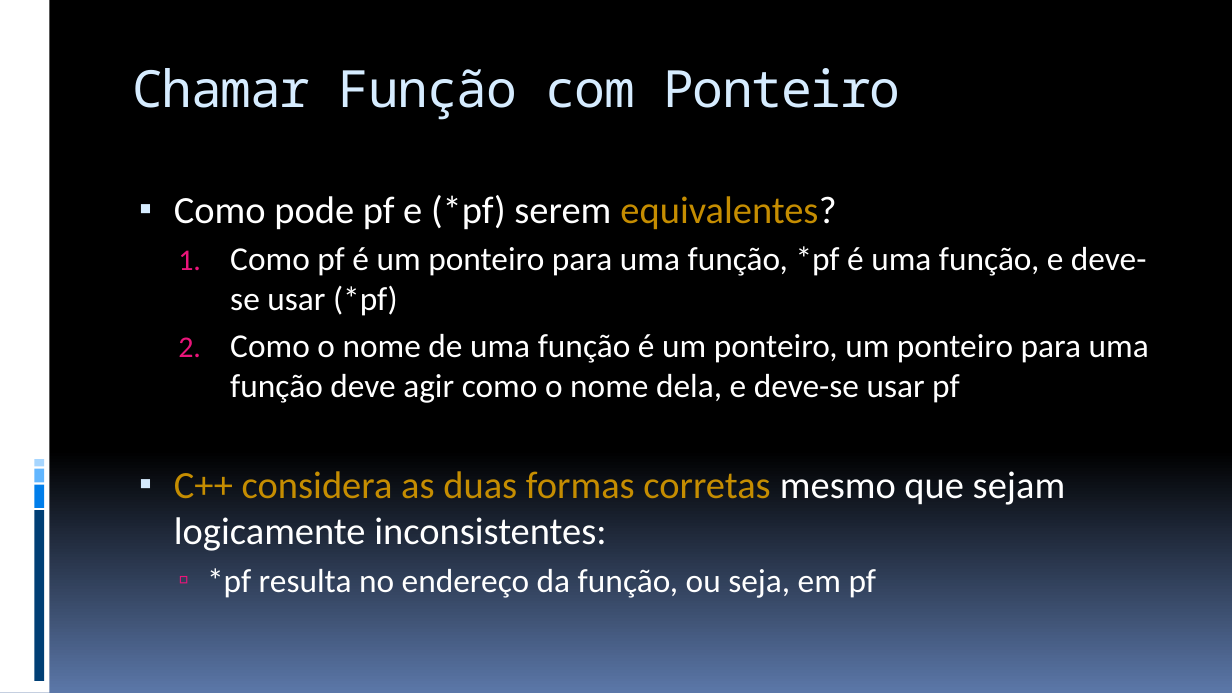
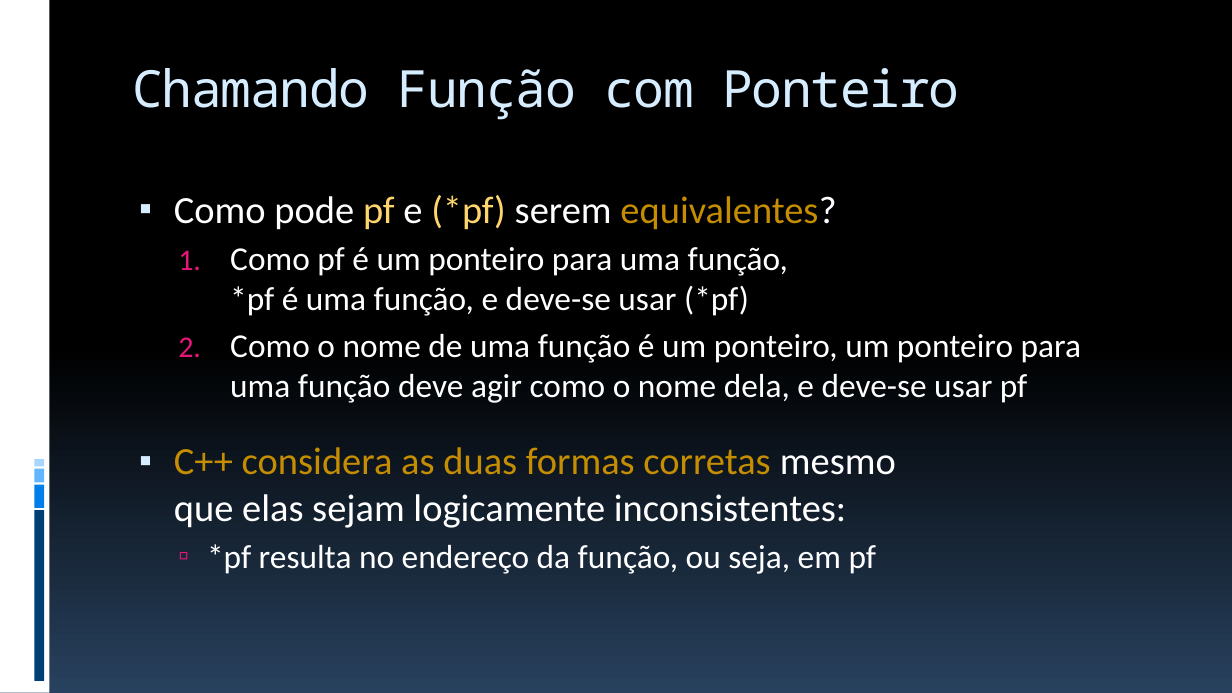
Before and after one commit to JudsonSS/ProgComp, a slide deck: slide 18 of Slides/27. Funções Inline e Ponteiros para Funções.pptx. Drawn at 1232x693 pixels with LibreOffice and Linux fonts; fonts in the diff are those of the drawing. Boxes give left, top, right and bottom in pixels: in the first picture for what was removed or moved away, otherwise in the second. Text is boxed around its words. In the diff, an @@ line names an element or a change of style, - is before the commit and + after.

```diff
--- a/Slides/27. Funções Inline e Ponteiros para Funções.pptx
+++ b/Slides/27. Funções Inline e Ponteiros para Funções.pptx
@@ background gradient #000000 to #5B77A8 to gradient #000000 to #28415E @@
@@ title at (132,68,959,120): text changed @@
-Chamar Função com Ponteiro
+Chamando Função com Ponteiro
@@ text at (174,195,1081,403): text colour #FFFFFF to #FED46C in "pf (*pf)"; more space between paragraphs @@
@@ text at (174,447,896,528): text changed @@
-▪ C++ considera as duas formas corretas mesmo que sejam logicamente inconsistentes:
+▪ C++ considera as duas formas corretas mesmo
+  que elas sejam logicamente inconsistentes:
```
Also in this commit, not shown: 26 other slides changed, 3 other files.
